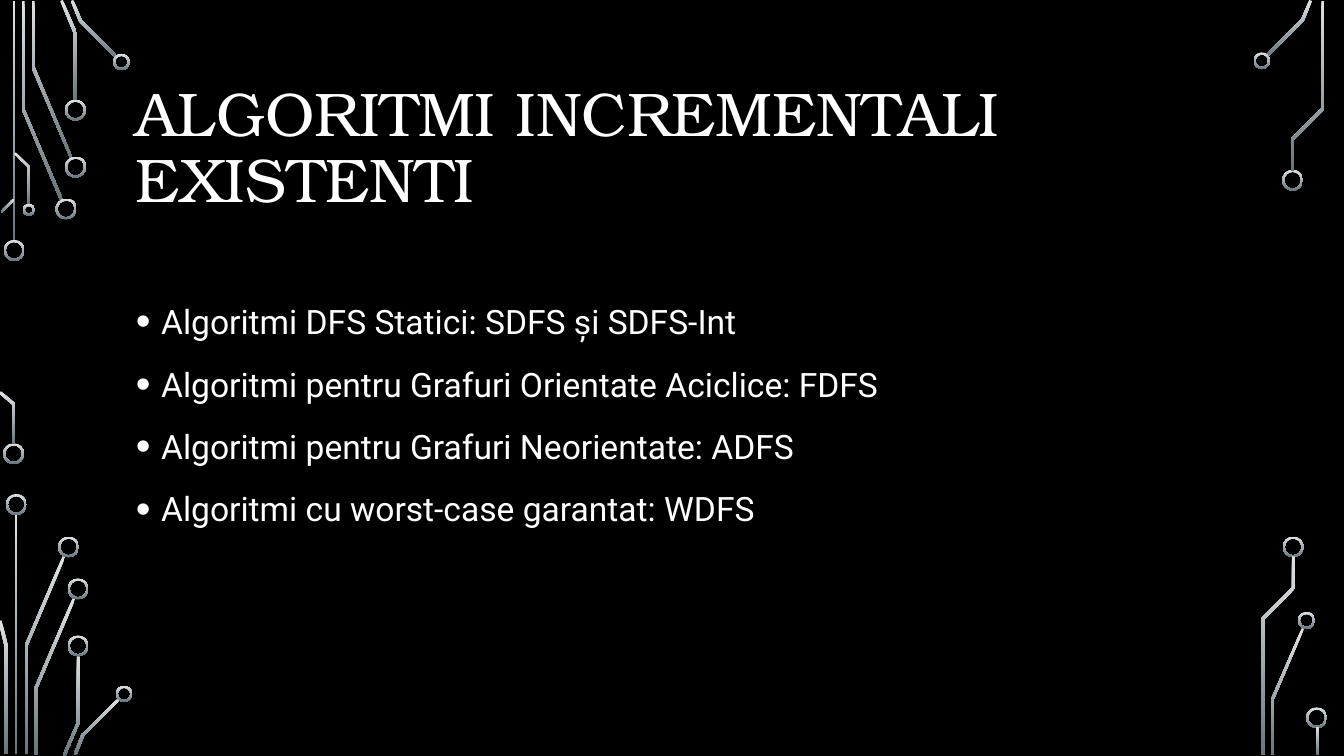
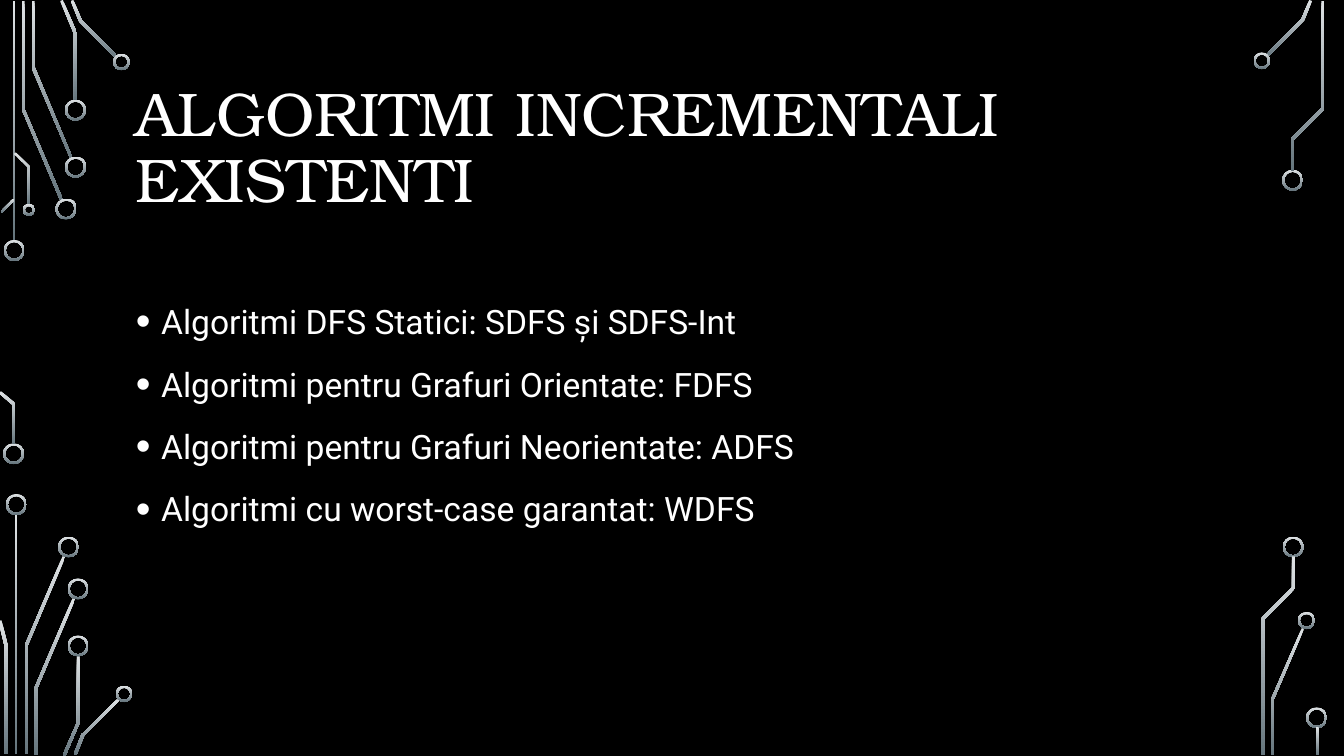
Before and after one commit to MattiaIojica/Incremental-DFS-Algorithms, a slide deck: slide 5 of Prezentare Incremental DFS algorithms.pptx. Drawn at 1344x756 pixels with LibreOffice and Linux fonts; fonts in the diff are those of the drawing; background and template pictures are left out. Boxes give left, top, right and bottom in pixels: in the first picture for what was removed or moved away, otherwise in the second. Text is boxed around its words. In the diff, an @@ line names an element or a change of style, - is before the commit and + after.

```diff
--- a/Prezentare Incremental DFS algorithms.pptx
+++ b/Prezentare Incremental DFS algorithms.pptx
@@ text at (x1=161, y1=371, x2=753, y2=404): text changed @@
-• Algoritmi pentru Grafuri Orientate Aciclice: FDFS
+• Algoritmi pentru Grafuri Orientate: FDFS
```
Also in this commit, not shown: 9 other slides changed.
